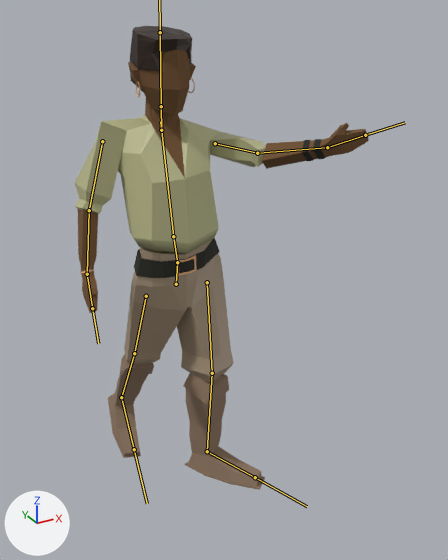
The FBX model Assets/Models/main_character.fbx, before and after one commit.
Before and after are seen from a 50 mm camera at (-0.907, -1.955, 1.932) aimed at (0.194, 0.046, 0.932). The lights are fixed; the arrows at lower left show +X, +Y and +Z. Both versions are drawn at frame 8 of the action 'Armature|spellcasting'; the numbers are the values there. The bones that bend it are drawn over the model as lines.
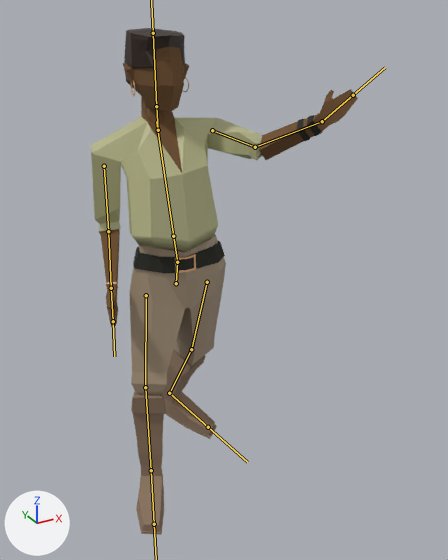
What differs and where, as boxes [x1, y1, x2, y2] in the pictures (448 x 560 px):
'Cube.002', posed (9% narrower, 9% taller)
    before: [75, 26, 369, 490]
    after: [91, 28, 358, 535]
bone 'Bone.002', root to tip
    before: (173, 236) to (160, 121)
    after: (173, 236) to (156, 121)
bone 'Bone.005', root to tip
    before: (215, 143) to (257, 153)
    after: (212, 130) to (255, 147)
bone 'Bone.006', root to tip
    before: (257, 153) to (327, 147)
    after: (255, 147) to (322, 121)
bone 'Bone.007', root to tip
    before: (327, 147) to (365, 135)
    after: (322, 121) to (353, 95)
bone 'Bone.011', root to tip
    before: (102, 141) to (89, 210)
    after: (104, 166) to (108, 231)
bone 'Bone.012', root to tip
    before: (89, 210) to (87, 274)
    after: (108, 231) to (111, 288)
bone 'Bone.013', root to tip
    before: (87, 274) to (92, 308)
    after: (111, 288) to (113, 321)
bone 'Bone.008', root to tip
    before: (207, 282) to (212, 373)
    after: (207, 282) to (191, 349)
bone 'Bone.014', root to tip
    before: (146, 296) to (134, 353)
    after: (146, 295) to (145, 387)
bone 'Bone.015', root to tip
    before: (134, 353) to (121, 397)
    after: (145, 387) to (151, 470)
bone 'Bone.016', root to tip
    before: (121, 397) to (134, 449)
    after: (151, 470) to (154, 524)

The change in detail:
Object 'Armature' (bone_rig_object) is rescaled from (0.668, 0.668, 0.668) to (0.668, 0.668, 0.669).
Bone 'Bone.002' (bone_bone_002) turns from (-8, 0, 0) to (-13, 0, 0) degrees about its own x, y and z.
Bone 'Bone.005' (bone_bone_005) moves from (0.086, 0.006, 0.0) to (0.02, -0.005, 0.043).
Bone 'Bone.005' (bone_bone_005) turns from (85, -16, -105) to (72, -20, -101) degrees about its own x, y and z.
Bone 'Bone.006' (bone_bone_006) turns from (38, 62, 48) to (53, 42, 51) degrees about its own x, y and z.
Bone 'Bone.007' (bone_bone_007) turns from (-4, -27, 17) to (1, -36, 25) degrees about its own x, y and z.
Bone 'Bone.011' (bone_bone_011) moves from (-0.015, 0.006, -0.031) to (-0.132, -0.007, -0.109).
Bone 'Bone.011' (bone_bone_011) turns from (106, -103, -39) to (-23, 24, 74) degrees about its own x, y and z.
Bone 'Bone.012' (bone_bone_012) turns from (-2, 1, -12) to (35, 10, -13) degrees about its own x, y and z.
Bone 'Bone.013' (bone_bone_013) turns from (-82, 106, -71) to (1, 0, -2) degrees about its own x, y and z.
Bone 'Bone.008' (bone_bone_008) turns from (15, -10, -4) to (-13, -11, 1) degrees about its own x, y and z.
Bone 'Bone.014' (bone_bone_014) turns from (-21, 0, 0) to (11, 17, -2) degrees about its own x, y and z.
Bone 'Bone.015' (bone_bone_015) turns from (-11, 0, 0) to (-13, 1, 4) degrees about its own x, y and z.
Bone 'Bone.016' (bone_bone_016) turns from (-5, 0, -1) to (-2, -1, 0) degrees about its own x, y and z.
